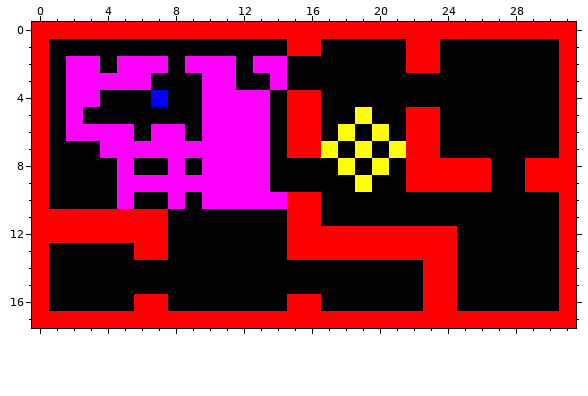
File history of a pixel-art sprite, src/main/resources/test_level.png. That is the earlier state.
The file is 32x18 pixels.
After:
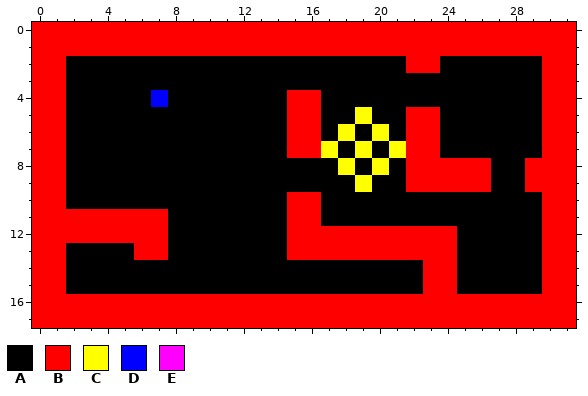
Palette (. is transparent): A #000000  B #ff0000  C #ffff00  D #0000ff  E #ff00ff
Log entry: Cool bricks
Difference:
{"y":1,"x":1,"old":"AAAAAAAAAAAAAA","new":"BBBBBBBBBBBBBB"}
{"y":1,"x":17,"old":"AAAAA","new":"BBBBB"}
{"y":1,"x":24,"old":"AAAAAAA","new":"BBBBBBB"}
{"y":2,"x":1,"old":"AEE","new":"BAA"}
{"y":2,"x":5,"old":"EEE","new":"AAA"}
{"y":2,"x":9,"old":"EEE","new":"AAA"}
{"y":2,"x":13,"old":"EE","new":"AA"}
{"y":2,"x":30,"old":"A","new":"B"}
{"y":3,"x":1,"old":"AEEEEE","new":"BAAAAA"}
{"y":3,"x":10,"old":"EE","new":"AA"}
{"y":3,"x":14,"old":"E","new":"A"}
{"y":3,"x":30,"old":"A","new":"B"}
{"y":4,"x":1,"old":"AEE","new":"BAA"}
{"y":4,"x":10,"old":"EEEE","new":"AAAA"}
{"y":4,"x":30,"old":"A","new":"B"}
{"y":5,"x":1,"old":"AE","new":"BA"}
{"y":5,"x":10,"old":"EEEE","new":"AAAA"}
{"y":5,"x":30,"old":"A","new":"B"}
{"y":6,"x":1,"old":"AEEEE","new":"BAAAA"}
{"y":6,"x":7,"old":"EE","new":"AA"}
{"y":6,"x":10,"old":"EEEE","new":"AAAA"}
{"y":6,"x":30,"old":"A","new":"B"}
{"y":7,"x":1,"old":"A","new":"B"}
{"y":7,"x":4,"old":"EEEEEEEEEE","new":"AAAAAAAAAA"}
{"y":7,"x":30,"old":"A","new":"B"}
{"y":8,"x":1,"old":"A","new":"B"}
{"y":8,"x":5,"old":"E","new":"A"}
{"y":8,"x":8,"old":"E","new":"A"}
{"y":8,"x":10,"old":"EEEE","new":"AAAA"}
{"y":9,"x":1,"old":"A","new":"B"}
{"y":9,"x":5,"old":"EEEEEEEEE","new":"AAAAAAAAA"}
{"y":10,"x":1,"old":"A","new":"B"}
{"y":10,"x":5,"old":"E","new":"A"}
{"y":10,"x":8,"old":"E","new":"A"}
{"y":10,"x":10,"old":"EEEEE","new":"AAAAA"}
{"y":10,"x":30,"old":"A","new":"B"}
{"y":11,"x":30,"old":"A","new":"B"}
{"y":12,"x":30,"old":"A","new":"B"}
{"y":13,"x":1,"old":"A","new":"B"}
{"y":13,"x":30,"old":"A","new":"B"}
{"y":14,"x":1,"old":"A","new":"B"}
{"y":14,"x":30,"old":"A","new":"B"}
{"y":15,"x":1,"old":"A","new":"B"}
{"y":15,"x":30,"old":"A","new":"B"}
{"y":16,"x":1,"old":"AAAAA","new":"BBBBB"}
{"y":16,"x":8,"old":"AAAAAAA","new":"BBBBBBB"}
{"y":16,"x":17,"old":"AAAAAA","new":"BBBBBB"}
{"y":16,"x":25,"old":"AAAAAA","new":"BBBBBB"}
{"label":"changed","picture_box":[49,39,559,311]}
